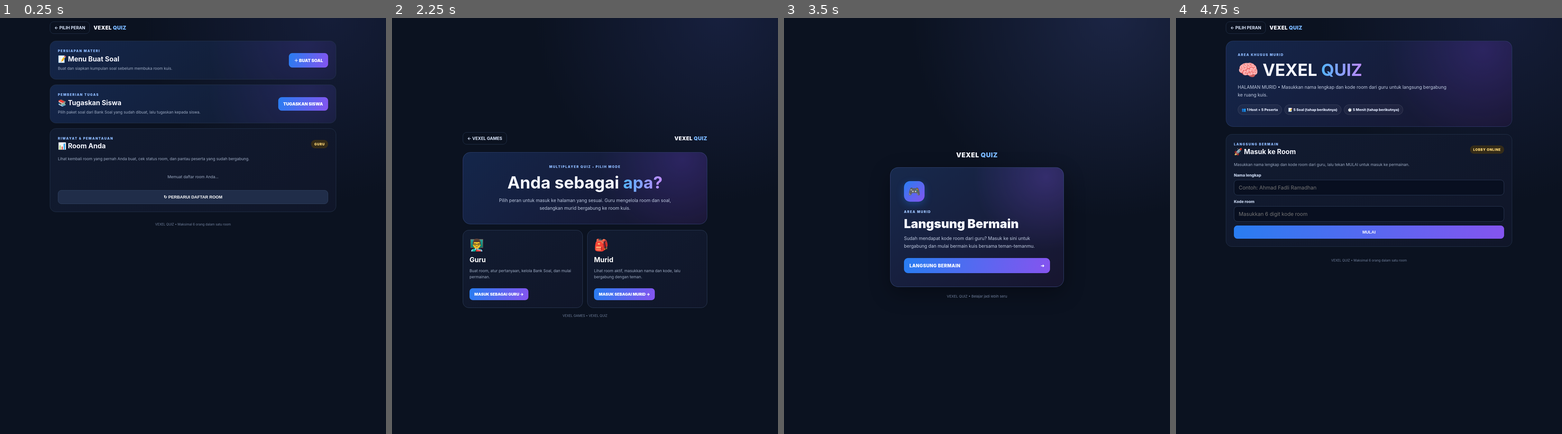
Above: before the commit, frames 1-4 (left to right).
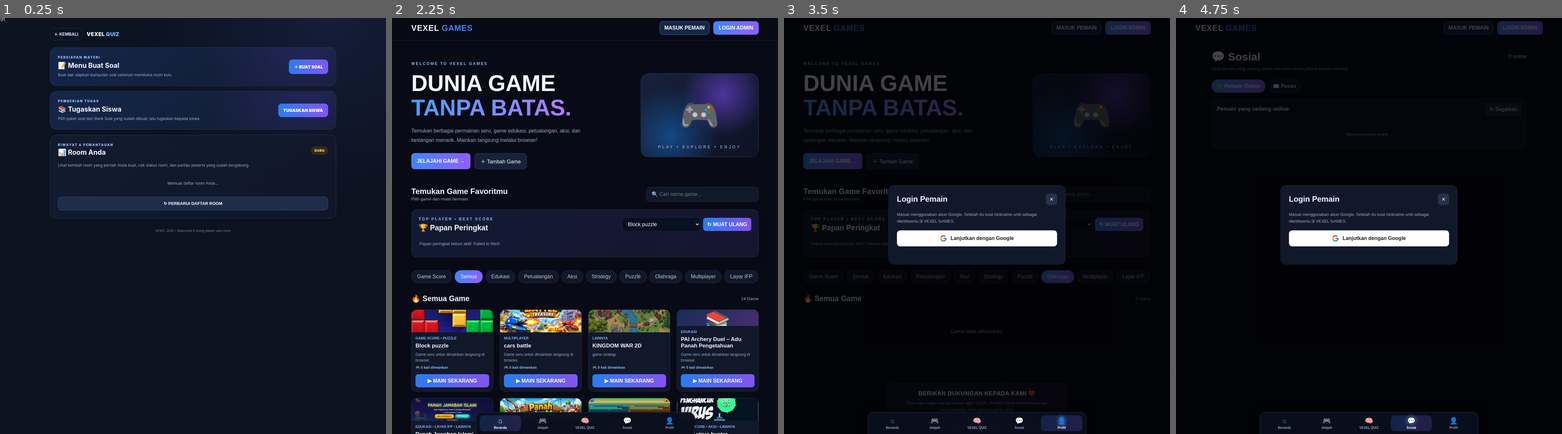
Above: after the commit, the same moments.

Repository: vexelkang-cell/gamepai
Game: browser game, page vexel-quiz/guru/index.html
Two runs of this game, one before a commit and one after it. Both use one fixed random seed, a clock stepped at 60 frames per second and the inputs below.
Inputs (mouse positions are in pixels of both pictures, inside the frame that each line leads up to):
- Up to frame 1 (0.25 s): no input
- Up to frame 2 (2.25 s): tap Space at 1.1, 1.6, 2.1 s; click "↻ PERBARUI DAFTAR ROOM" at 1.27 s; click "↻ PERBARUI DAFTAR ROOM" at 1.87 s; click "← PILIH PERAN" (after the commit: "← KEMBALI") at 2.02 s
- Up to frame 3 (3.5 s): click (1058, 275) at 2.47 s, where only the run after the commit has a clickable "Olahraga"; tap Escape at 2.52 s; tap Space at 2.6, 3.1 s; click (1061, 421) at 3.07 s, where only the run after the commit has a clickable "👤 Profil"
- Up to frame 4 (4.75 s): tap Space at 3.6, 4.1, 4.6 s; click (1369, 238) at 3.67 s, where only the run after the commit has a clickable "Lanjutkan dengan Google"; click (1411, 421) at 4.27 s, where only the run after the commit has a clickable "💬 Sosial"

The runs differ from the first frame. In frame 1, 8.6% of the frame differs, in the area x 0-88%, y 0-52%; in frame 2, 35%; in frame 3, 80%; in frame 4, 90%, in the area x 0-100%, y 0-100%.
Error before the commit: TypeError: Cannot read properties of null (reading 'addEventListener')
Error after the commit: SyntaxError: Invalid or unexpected token

Commit message:
Add confirmation dialog before leaving quiz pages

Diff:
--- a/vexel-quiz/guru/index.html
+++ b/vexel-quiz/guru/index.html
@@ -41,12 +41,36 @@
 
 /* Beranda guru hanya menampilkan dua menu utama. */
 #homePanel>.quiz-workspace{display:none!important}
+
+/* Dialog konfirmasi kembali ke beranda VEXEL GAMES */
+.return-dialog{position:fixed;inset:0;z-index:1000000;display:none;align-items:center;justify-content:center;padding:22px;background:#050914cc;backdrop-filter:blur(7px)}
+.return-dialog.show{display:flex}
+.return-dialog-box{width:min(390px,100%);padding:25px;border:1px solid #45618e;border-radius:20px;background:linear-gradient(145deg,#172642,#11182b);box-shadow:0 24px 80px #0009;text-align:center}
+.return-dialog-icon{width:54px;height:54px;display:grid;place-items:center;margin:0 auto 15px;border-radius:16px;background:#263e68;font-size:25px}
+.return-dialog-box h2{margin:0 0 9px;font-size:20px}
+.return-dialog-box p{margin:0;color:#b9c7df;font-size:13px;line-height:1.65}
+.return-dialog-actions{display:flex;gap:10px;margin-top:22px}
+.return-dialog-actions button{flex:1;min-height:45px;border:0;border-radius:11px;font:800 13px inherit;cursor:pointer}
+.return-no{background:#263650;color:#e8efff;border:1px solid #405577!important}
+.return-yes{background:linear-gradient(100deg,#287df1,#8554ef);color:white}
+.return-dialog-actions button:focus-visible{outline:3px solid #9fc5ff;outline-offset:3px}
 </style>
 </head>
 <body>
-<div id="quizPageLoader" role="status" aria-label="Memuat VEXEL GAMES"><div class="quiz-loader-content"><div class="quiz-loader-mark">V</div><div class="quiz-loader-message" id="quizLoaderMessage">Sedang menyiapkan room...</div><div class="quiz-loader-progress"><span></span></div></div></div>
+
+<div class="return-dialog" id="returnDialog" role="dialog" aria-modal="true" aria-labelledby="returnDialogTitle" aria-describedby="returnDialogText">
+ <div class="return-dialog-box">
+  <div class="return-dialog-icon">↩️</div>
+  <h2 id="returnDialogTitle">Kembali ke beranda?</h2>
+  <p id="returnDialogText">Anda yakin akan kembali ke beranda VEXEL GAMES?</p>
+  <div class="return-dialog-actions">
+   <button class="return-no" id="returnNo" type="button">TIDAK</button>
+   <button class="return-yes" id="returnYes" type="button">IYA</button>
+  </div>
+ </div>
+</div>\n<div id="quizPageLoader" role="status" aria-label="Memuat VEXEL GAMES"><div class="quiz-loader-content"><div class="quiz-loader-mark">V</div><div class="quiz-loader-message" id="quizLoaderMessage">Sedang menyiapkan room...</div><div class="quiz-loader-progress"><span></span></div></div></div>
 <div class="wrap">
-<header class="top"><a class="back" id="backToGames" href="/vexel-quiz/">← PILIH PERAN</a><div class="brand">VEXEL <span>QUIZ</span></div></header>
+<header class="top"><a class="back" id="backToGames" href="/">← KEMBALI</a><div class="brand">VEXEL <span>QUIZ</span></div></header>
 <div id="homePanel">
 <section class="card question-menu-card">
  <div class="question-menu-copy"><div class="eyebrow">PERSIAPAN MATERI</div><h2>📝 Menu Buat Soal</h2><p class="sub">Buat dan siapkan kumpulan soal sebelum membuka room kuis.</p></div>
@@ -336,7 +360,7 @@
   });
   $("refreshRooms").addEventListener("click",loadRooms);
   $("refreshMyRooms").addEventListener("click",loadMyRooms);
-  $("backToGames").addEventListener("click",e=>{e.preventDefault();showPageLoader();setTimeout(()=>{window.location.href="/vexel-quiz/";},350);});
+  const returnDialog=$("returnDialog");\n  function closeReturnDialog(){$("returnDialog").classList.remove("show");$("backToGames").focus();}\n  $("backToGames").addEventListener("click",e=>{e.preventDefault();returnDialog.classList.add("show");$("returnNo").focus();});\n  $("returnNo").addEventListener("click",closeReturnDialog);\n  $("returnYes").addEventListener("click",()=>{window.location.href="/";});\n  returnDialog.addEventListener("click",e=>{if(e.target===returnDialog)closeReturnDialog();});\n  document.addEventListener("keydown",e=>{if(e.key==="Escape"&&returnDialog.classList.contains("show"))closeReturnDialog();});
   $("joinCode").addEventListener("input",e=>e.target.value=e.target.value.replace(/[^0-9]/g,"").slice(0,6));
   initEditor();loadBank();
   loadMyRooms();
